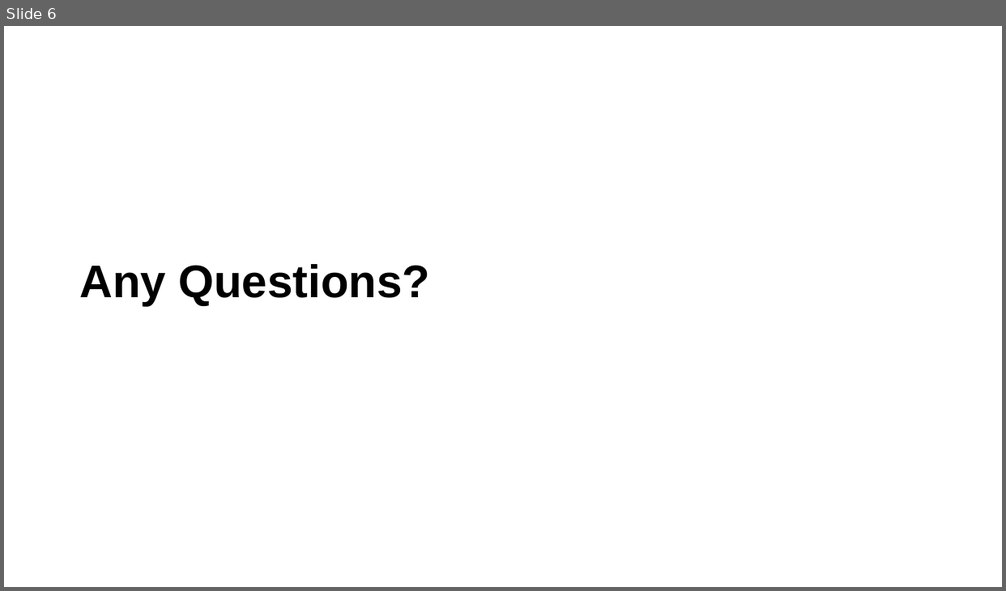
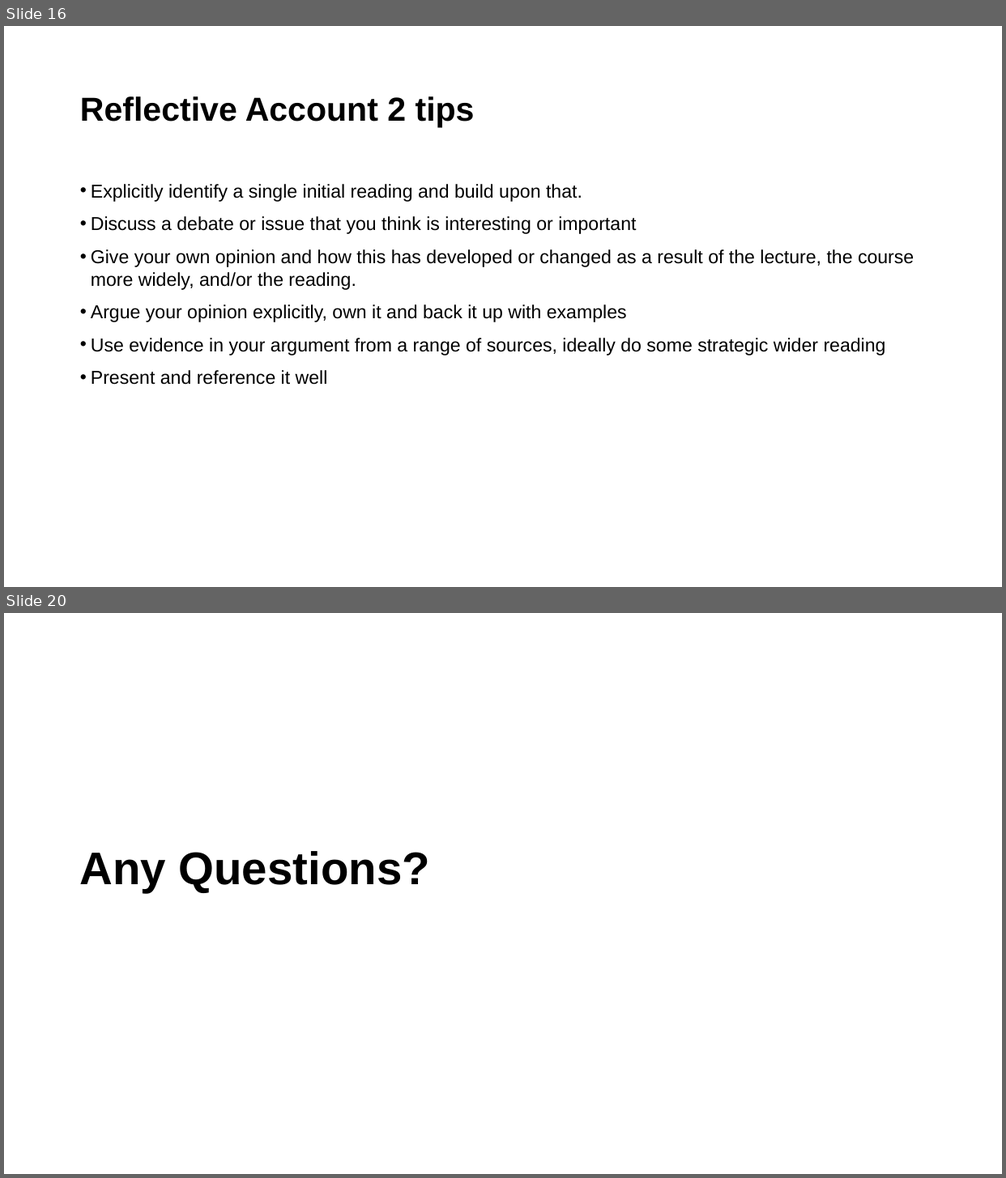
Before and after one commit to LittleMonkeyLab/PS52007D_2023-4, a slide deck: _site/content/Week15/lecture.pptx. Shown one above the other, each under a label of ours: slide 6 before the commit, slides 16 and 20 after it; the slides between them are not shown. The pictures are 1006x591 and 1006x1178 pixels, drawn with LibreOffice and Linux fonts; fonts in the diff are those of the drawing; background and template pictures are left out. Boxes give left, top, right and bottom in pixels: in the first picture for what was removed or moved away, otherwise in the second. Text is boxed around its words. In the diff, an @@ line names an element or a change of style, - is before the commit and + after.

```diff
--- a/_site/content/Week15/lecture.pptx
+++ b/_site/content/Week15/lecture.pptx
@@ slide 16 added at (x1=4, y1=26, x2=1002, y2=587), background #FFFFFF @@
@@ title added at (x1=80, y1=96, x2=475, y2=127), 32 pt, text #000000, bold @@
+Reflective Account 2 tips
@@ text added at (x1=91, y1=184, x2=914, y2=385), 18 pt, text #000000 @@
+• Explicitly identify a single initial reading and build upon that.
+• Discuss a debate or issue that you think is interesting or important
+• Give your own opinion and how this has developed or changed as a result of the lecture, the course more widely, and/or the reading.
+• Argue your opinion explicitly, own it and back it up with examples
+• Use evidence in your argument from a range of sources, ideally do some strategic wider reading
+• Present and reference it well
@@ what was slide 6 is now slide 20 @@
```
Also in this commit, not shown: 1 slide changed, 17 other slides added, 5 slides removed, 28 other files.
